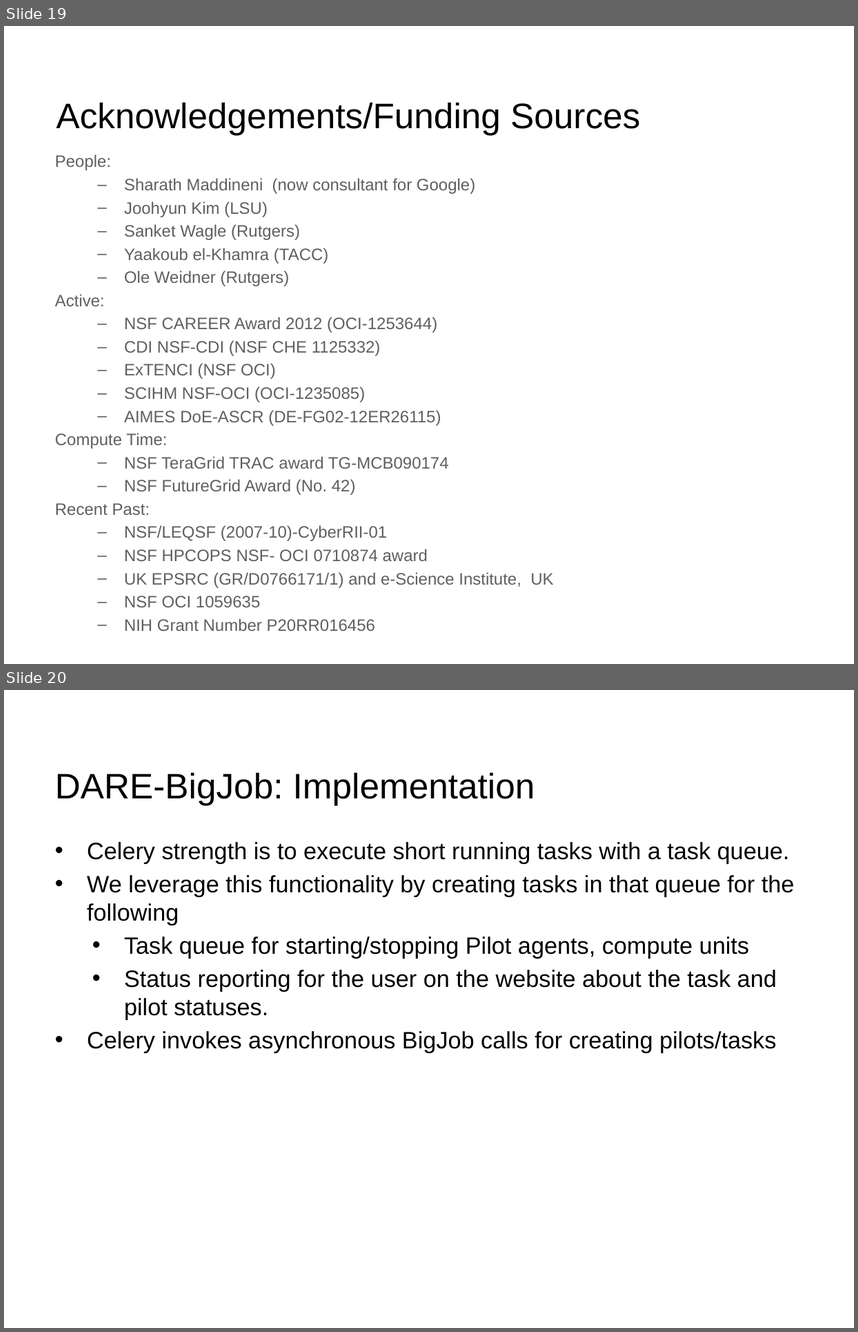
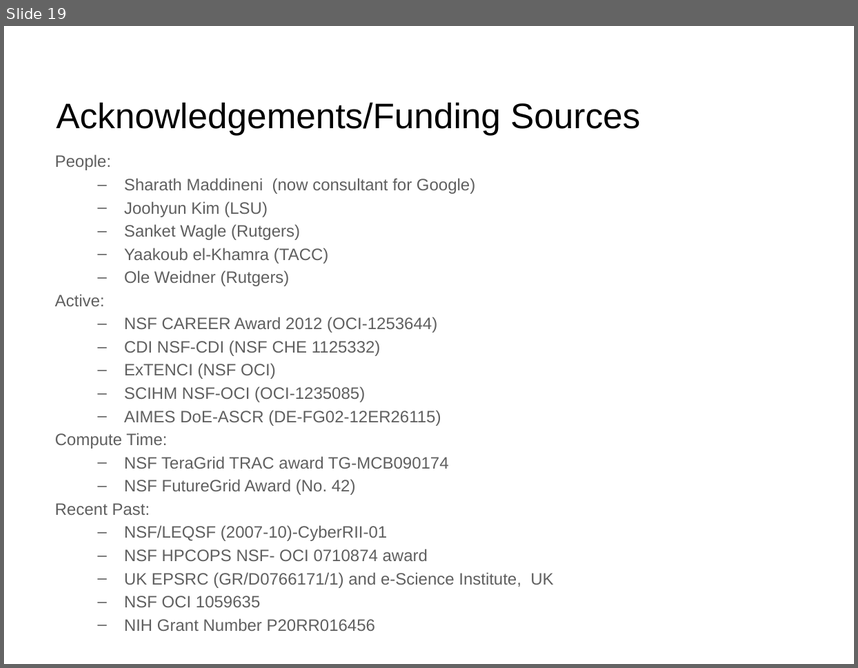
Before and after one commit to saga-project/presentations, a slide deck: dare-egi.v1.0.pptx. Shown one above the other, each under a label of ours: slides 19 and 20 before the commit, slide 19 after it. The pictures are 858x1332 and 858x668 pixels, drawn with LibreOffice and Linux fonts; fonts in the diff are those of the drawing; background and template pictures are left out. Boxes give left, top, right and bottom in pixels: in the first picture for what was removed or moved away, otherwise in the second. Text is boxed around its words. In the diff, an @@ line names an element or a change of style, - is before the commit and + after.

```diff
--- a/dare-egi.v1.0.pptx
+++ b/dare-egi.v1.0.pptx
@@ slide 20 removed at (4,690,854,1328), background #FFFFFF @@
@@ title removed at (55,772,535,805) @@
-DARE-BigJob: Implementation
@@ text removed at (87,842,795,1053) @@
-  • Celery strength is to execute short running tasks with a task queue.
-  • We leverage this functionality by creating tasks in that queue for the following
-    • Task queue for starting/stopping Pilot agents, compute units
-    • Status reporting for the user on the website about the task and pilot statuses.
-  • Celery invokes asynchronous BigJob calls for creating pilots/tasks
```
Also in this commit, not shown: 1 other slide removed.
